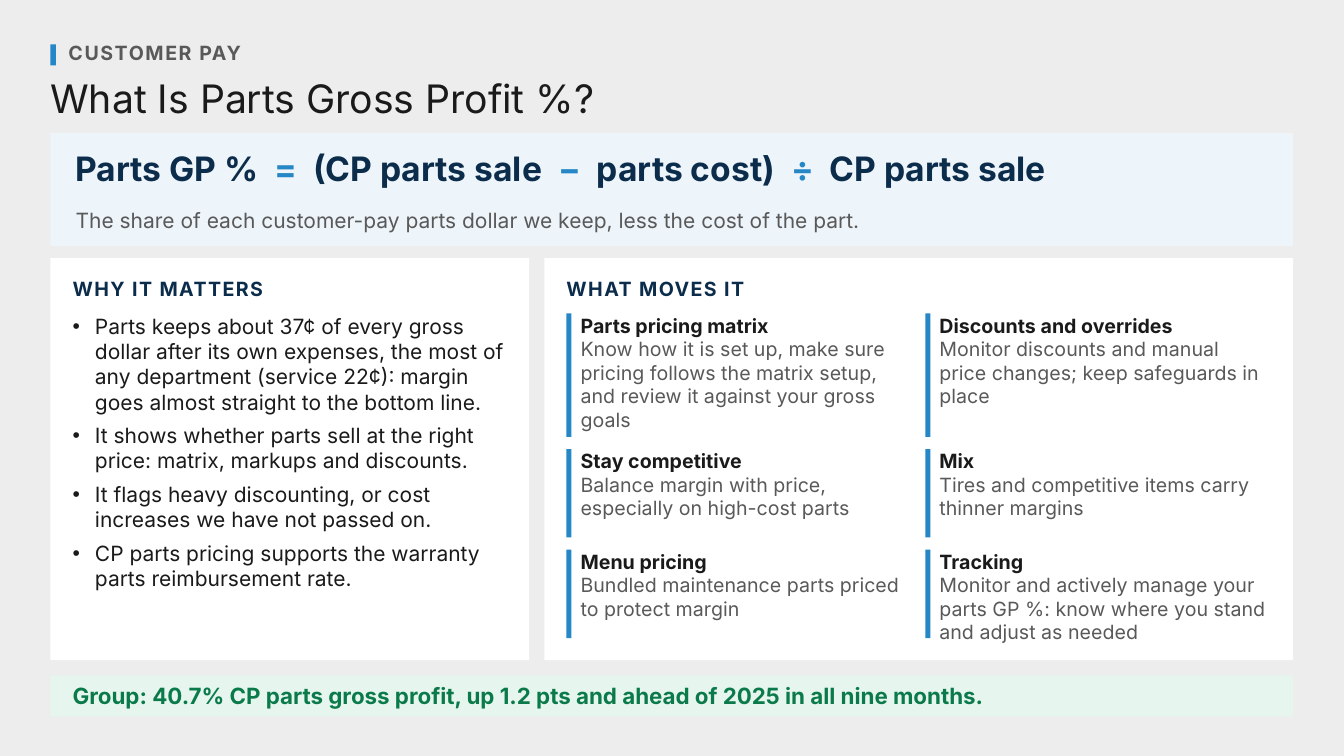
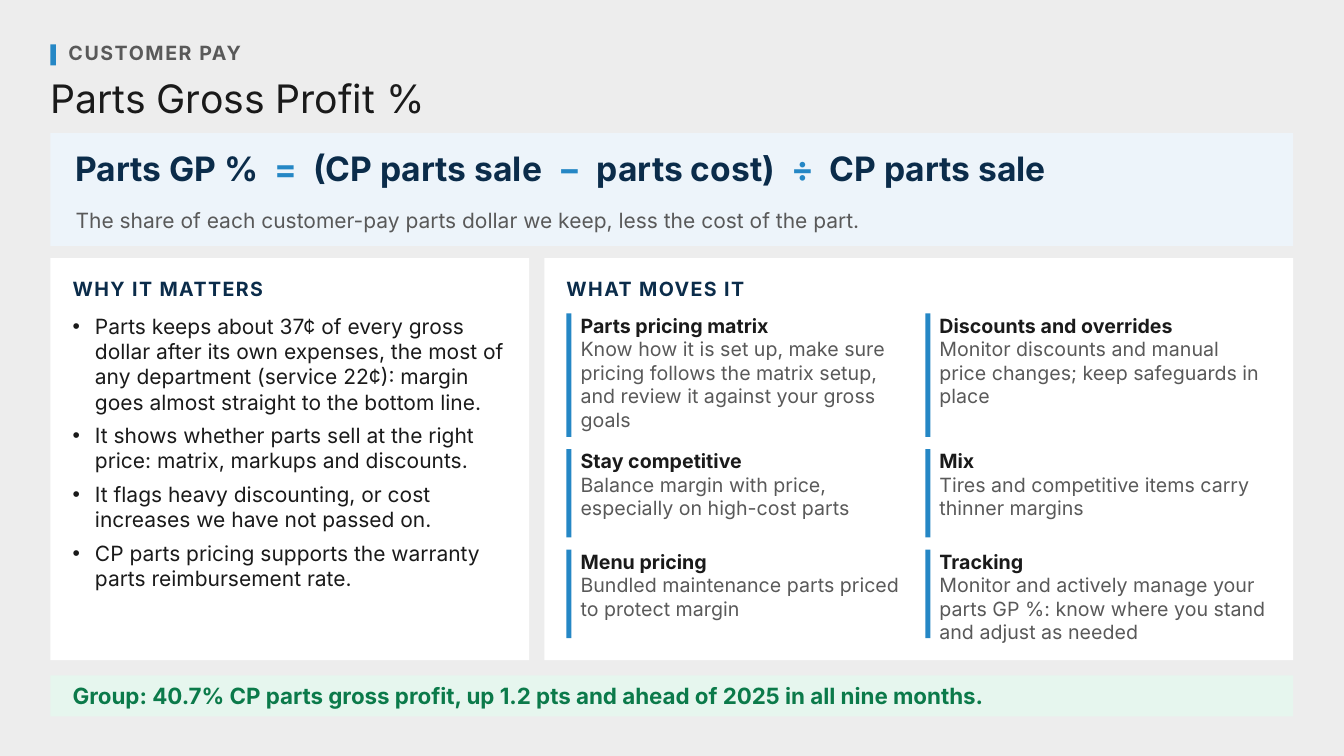
Before and after one commit to Ndresner/Noah, a slide deck: slide 81 of day2-deck/decks/Fixed Ops - Day 2 Example Test Deck.pptx. Drawn at 1344x756 pixels with LibreOffice and Linux fonts; fonts in the diff are those of the drawing. Boxes give left, top, right and bottom in pixels: in the first picture for what was removed or moved away, otherwise in the second. Text is boxed around its words. In the diff, an @@ line names an element or a change of style, - is before the commit and + after.

```diff
--- a/day2-deck/decks/Fixed Ops - Day 2 Example Test Deck.pptx
+++ b/day2-deck/decks/Fixed Ops - Day 2 Example Test Deck.pptx
@@ text at (50, 83, 375, 114): text changed @@
-What Is Parts Gross Profit %?
+Parts Gross Profit %
```
Also in this commit, not shown: 10 other slides changed, 9 other files.
